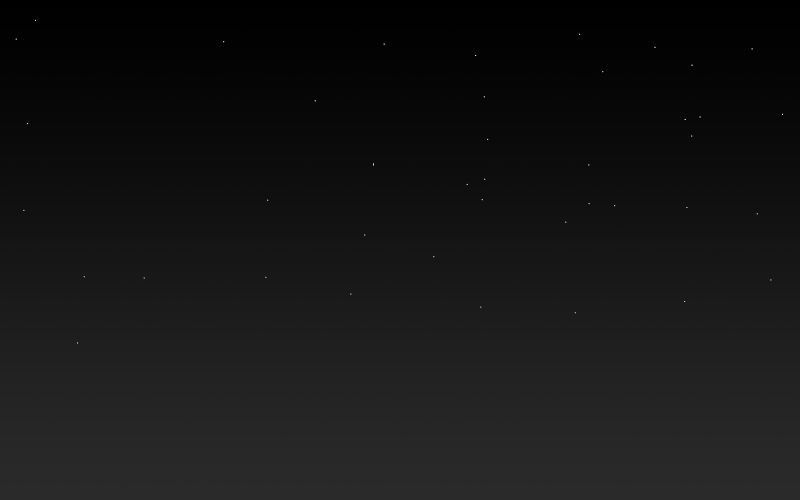
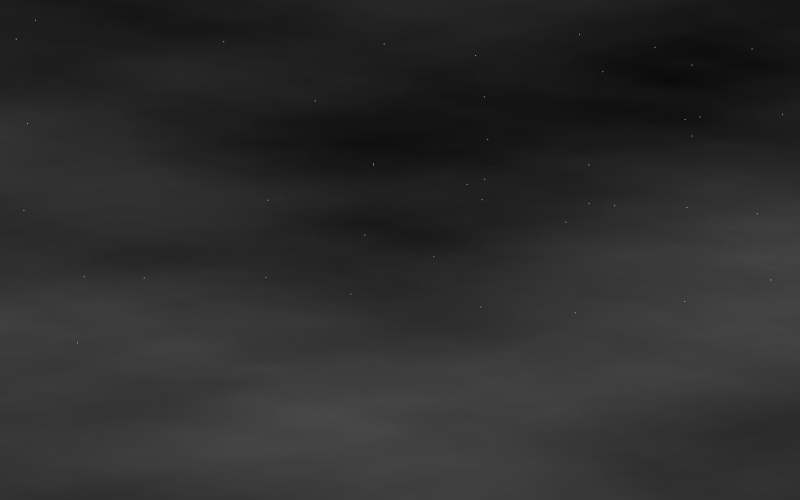
Layered file, before and after one edit (w=800, h=500). Changes by layer:
showed "clouds" (1st of 2) over (0, 0, 800, 500)
